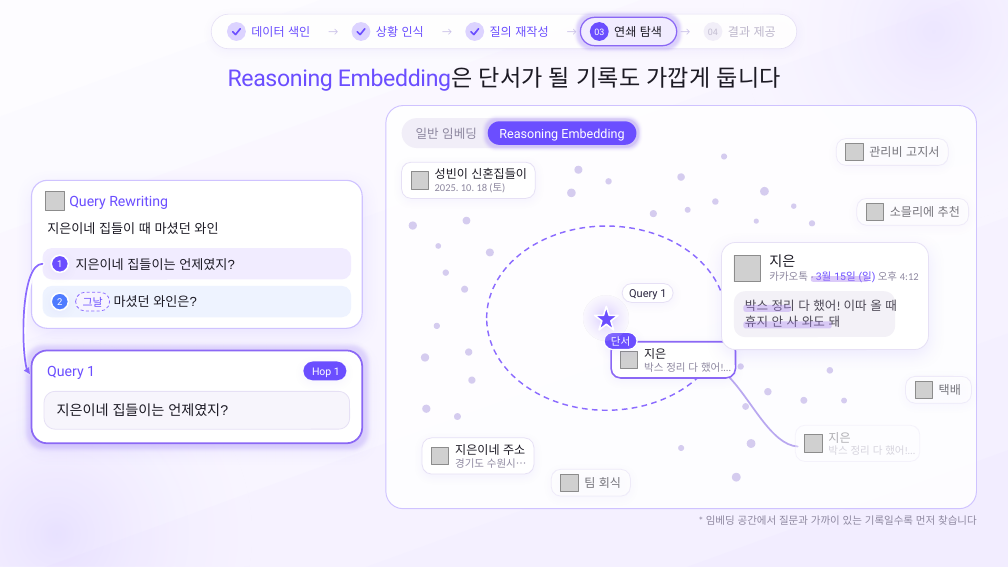
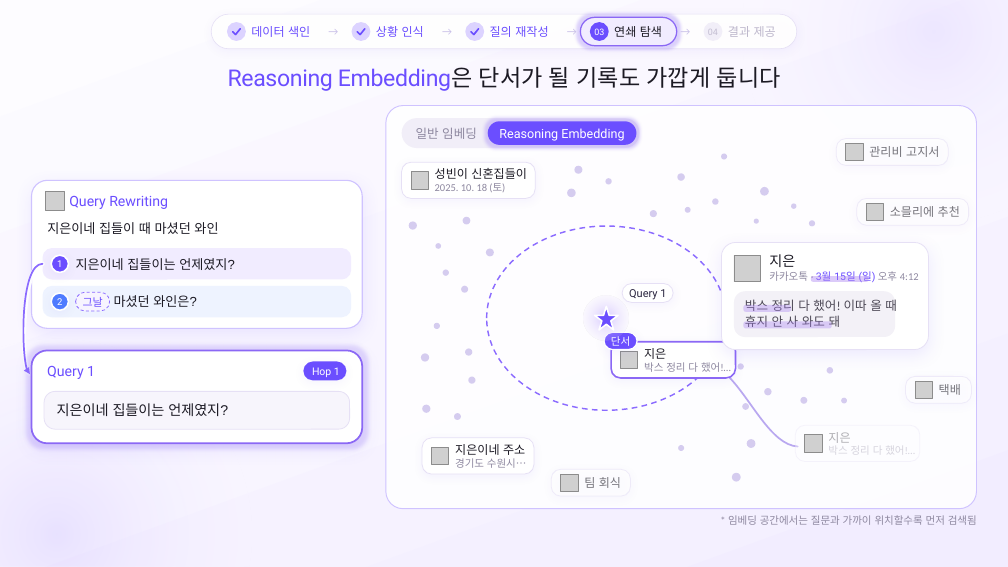
Before and after one commit to SB-Jo/t3, a slide deck: slide 15 of weave/결선준비/09_HowItWorks/HowItWorks_Argon_claude.pptx. Drawn at 1008x567 pixels with LibreOffice and Linux fonts; fonts in the diff are those of the drawing; grey boxes stand for pictures. Boxes give left, top, right and bottom in pixels: in the first picture for what was removed or moved away, otherwise in the second. Text is boxed around its words. In the diff, an @@ line names an element or a change of style, - is before the commit and + after.

```diff
--- a/weave/결선준비/09_HowItWorks/HowItWorks_Argon_claude.pptx
+++ b/weave/결선준비/09_HowItWorks/HowItWorks_Argon_claude.pptx
@@ text at [728, 515, 977, 525]: text changed @@
-* 임베딩 공간에서 질문과 가까이 있는 기록일수록 먼저 찾습니다
+* 임베딩 공간에서는 질문과 가까이 위치할수록 먼저 검색됨
```
Also in this commit, not shown: 1 other slide changed, 5 other files.
